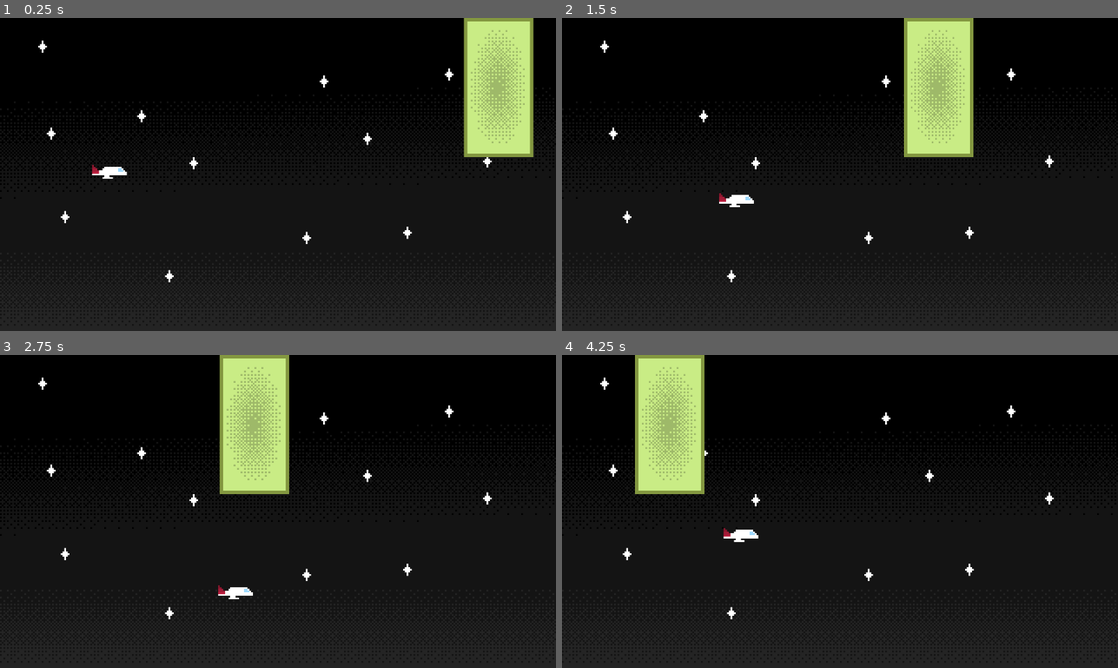
Above: before the commit, frames 1-4 (two rows, left to right).
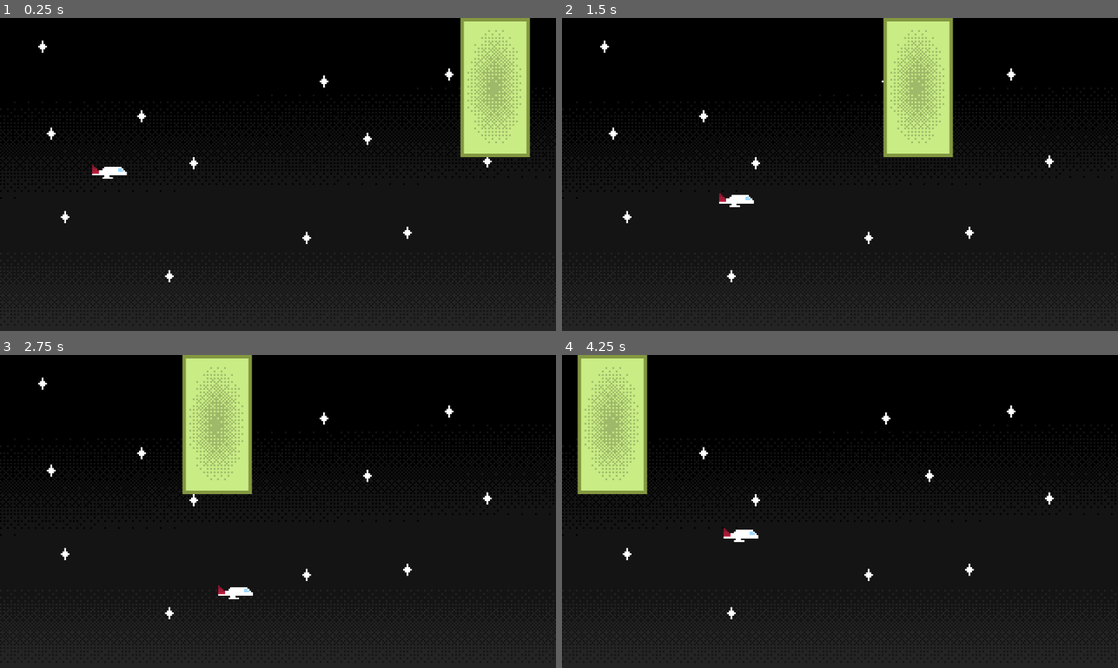
Above: after the commit, the same moments.

Repository: banishlight/cutieware-game
Game: Godot game, scene res://world.tscn
The game is run twice, just before and just after one commit, with the same random seed, the same clock (stepped at 60 frames per second) and the same inputs.
Inputs:
- Up to frame 1 (0.25 s): no input
- Up to frame 2 (1.5 s): hold Right (ui_right) 0.53-1.28 s; hold Down (ui_down) from 1.28 s (still down)
- Up to frame 3 (2.75 s): release Down (ui_down) at 2.03 s; hold Right (ui_right) from 2.03 s (still down)
- Up to frame 4 (4.25 s): release Right (ui_right) at 2.78 s; hold Up (ui_up) 2.78-3.53 s; hold Left (ui_left) from 3.53 s (still down)

The runs differ from the first frame. In frame 1, 1.7% of the frame differs, in the area x 82-96%, y 0-45%; in frame 2, 5.1%; in frame 3, 7.2%; in frame 4, 9.8%, in the area x 2-26%, y 0-45%.

Commit message:
fix  obstacles spawning

Diff:
--- a/obstacle.gd
+++ b/obstacle.gd
@@ -9,5 +9,5 @@
 func start_tween():
 	var tween = get_tree().create_tween().set_process_mode(Tween.TWEEN_PROCESS_PHYSICS)
 	tween.set_loops().set_parallel(false)
-	tween.tween_property(self, "position", Vector2.LEFT, duration)
+	tween.tween_property(self, "position", Vector2(-40, self.position.y), duration)
 	##tween.tween_property(self, "position", Vector2(-40,0), duration)
--- a/obstacle.tscn
+++ b/obstacle.tscn
@@ -7,14 +7,19 @@
 size = Vector2(40, 80)
 
 [node name="Wall" type="AnimatableBody2D"]
+z_index = 1
 collision_layer = 2
-collision_mask = 2
+collision_mask = 0
 script = ExtResource("1_aubd6")
 
 [node name="Sprite" type="Sprite2D" parent="."]
+light_mask = 2
+visibility_layer = 2
 position = Vector2(20, 40)
 texture = ExtResource("1_sl1jc")
 
 [node name="CollisionShape2D" type="CollisionShape2D" parent="."]
+light_mask = 2
+visibility_layer = 2
 position = Vector2(20, 40)
 shape = SubResource("RectangleShape2D_sl1jc")
--- a/world.tscn
+++ b/world.tscn
@@ -29,7 +29,6 @@
 position = Vector2(63, 87)
 
 [node name="ScreenBorder" type="StaticBody2D" parent="."]
-visible = false
 metadata/_edit_lock_ = true
 metadata/_edit_group_ = true
 
